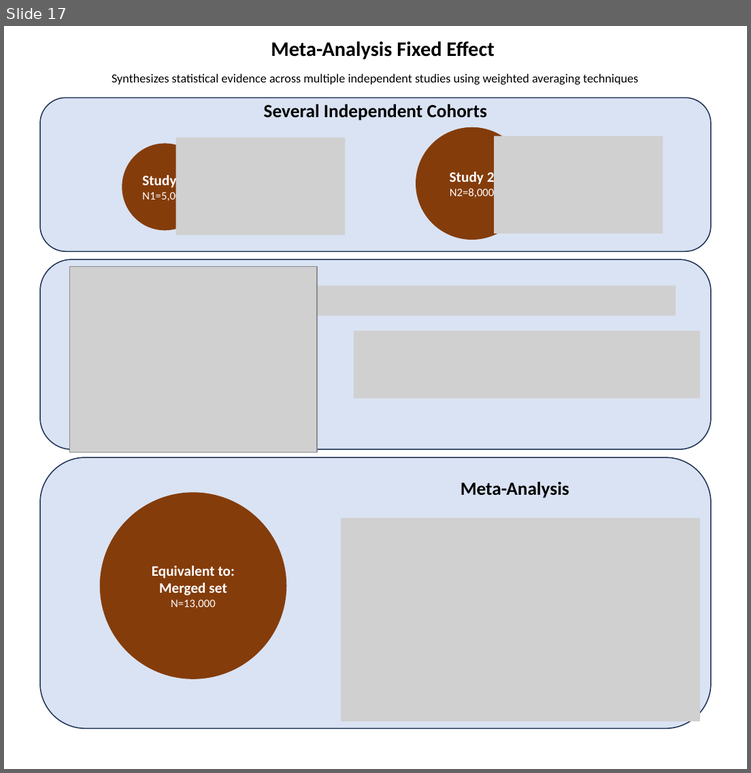
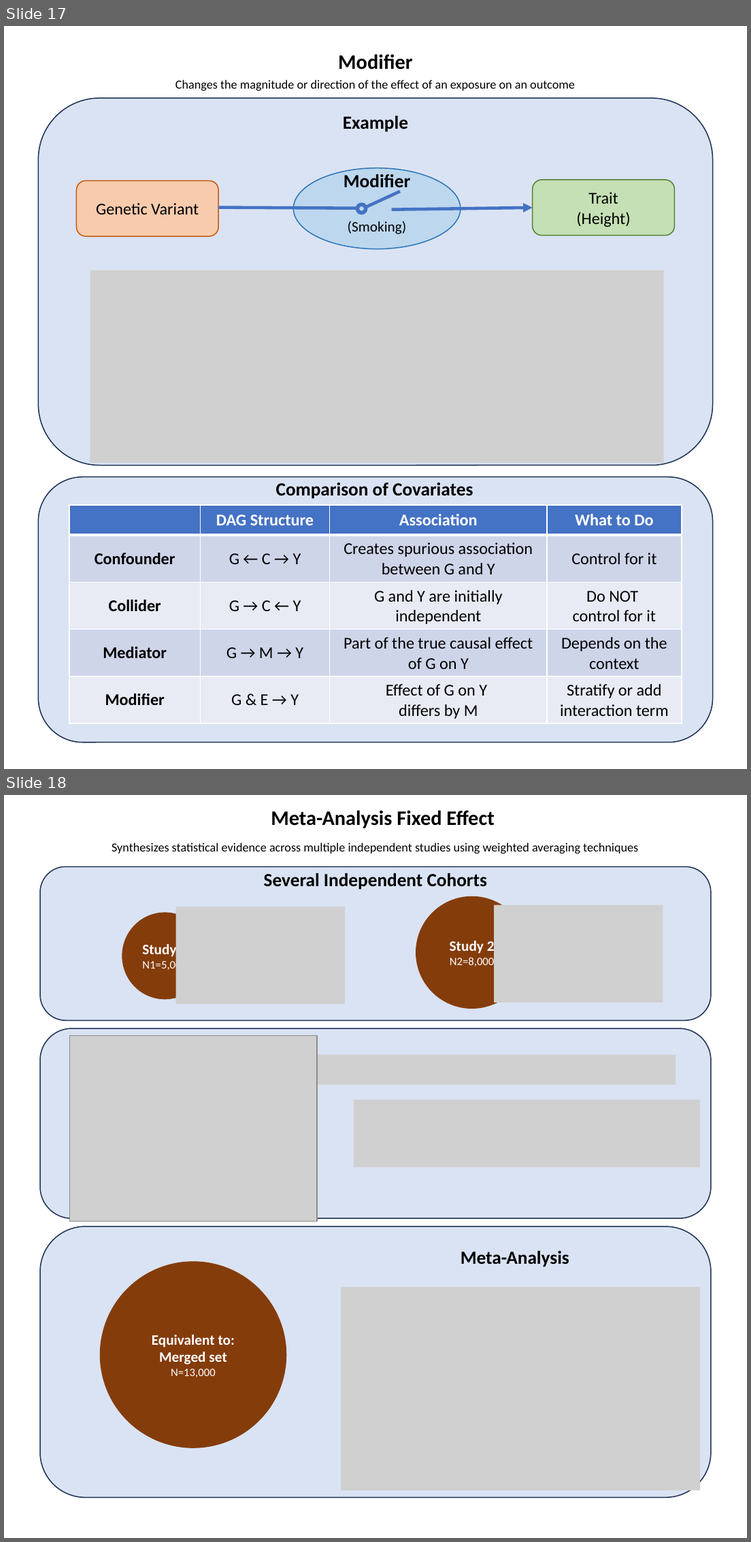
Before and after one commit to StatFunGen/statgen-prerequisites, a slide deck: graphical_summary/slides.pptx. Shown one above the other, each under a label of ours: slide 17 before the commit, slides 17 and 18 after it. The pictures are 751x773 and 751x1542 pixels, drawn with LibreOffice and Linux fonts; fonts in the diff are those of the drawing; grey boxes stand for pictures. Boxes give left, top, right and bottom in pixels: in the first picture for what was removed or moved away, otherwise in the second. Text is boxed around its words. In the diff, an @@ line names an element or a change of style, - is before the commit and + after.

Commit message:
add multi-levels for OR, chi-sq test in LD, add modifier notebook

```diff
--- a/graphical_summary/slides.pptx
+++ b/graphical_summary/slides.pptx
@@ slide 17 added at (4,26,747,769), background #FFFFFF @@
@@ text added at (338,54,413,70), 20 pt, text #000000, bold @@
+Modifier
@@ text added at (175,80,575,91), 12 pt, text #000000 @@
+Changes the magnitude or direction of the effect of an exposure on an outcome
@@ rounded rectangle added at (38,98,713,465), fill #DAE3F3, outline #1E3256 1 pt @@
@@ text added at (343,116,408,132), 18 pt, text #000000, bold @@
+Example
@@ ellipse added at (294,168,461,249), fill #BDD7EE, outline #2E75B6 1 pt, 14 pt, text #000000 @@
+(Smoking)
@@ rounded rectangle added at (77,180,219,236), fill #F8CBAD, outline #C55A11 1 pt, 16 pt, text #000000 @@
+Genetic Variant
@@ text added at (343,174,410,192), 18 pt, text #000000, bold @@
+Modifier
@@ rounded rectangle added at (532,180,674,235), fill #C5E0B4, outline #548235 1 pt, 16 pt, text #000000 @@
+Trait
+(Height)
@@ line added from (219, 207) to (356, 208), #4472C4 3 pt @@
@@ donut added at (356,203,367,214), fill #4472C4, outline #4472C4 1 pt @@
@@ line added from (366, 206) to (400, 192), #4472C4 3 pt @@
@@ arrow added from (392, 210) to (532, 207), #4472C4 3 pt @@
@@ picture added at (90,270,664,463) @@
@@ rounded rectangle added at (38,477,713,742), fill #DAE3F3, outline #1E3256 1 pt @@
@@ text added at (276,482,473,499), 18 pt, text #000000, bold @@
+Comparison of Covariates
@@ table added at (69,505,681,723), 5 rows, 4 columns @@
+ | DAG Structure | Association | What to Do
+Confounder | G ← C → Y | Creates spurious association between G and Y | Control for it
+Collider | G → C ← Y | G and Y are initially independent | Do NOT / control for it
+Mediator | G → M → Y | Part of the true causal effect of G on Y | Depends on the context
+Modifier | G & E → Y | Effect of G on Y / differs by M | Stratify or add interaction term
@@ what was slide 17 is now slide 18 @@
```
Also in this commit, not shown: 2 slides changed, 57 other files.
